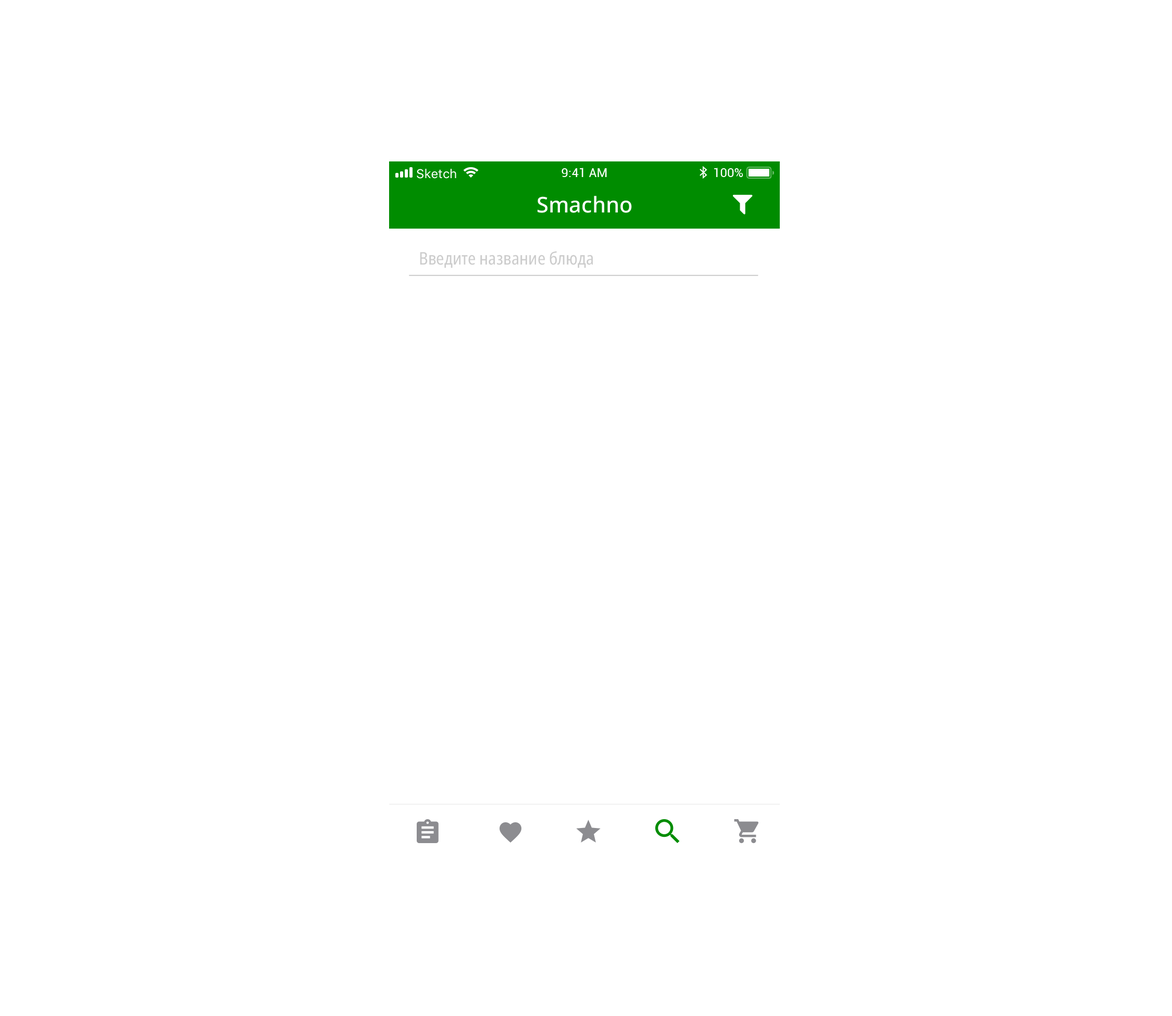
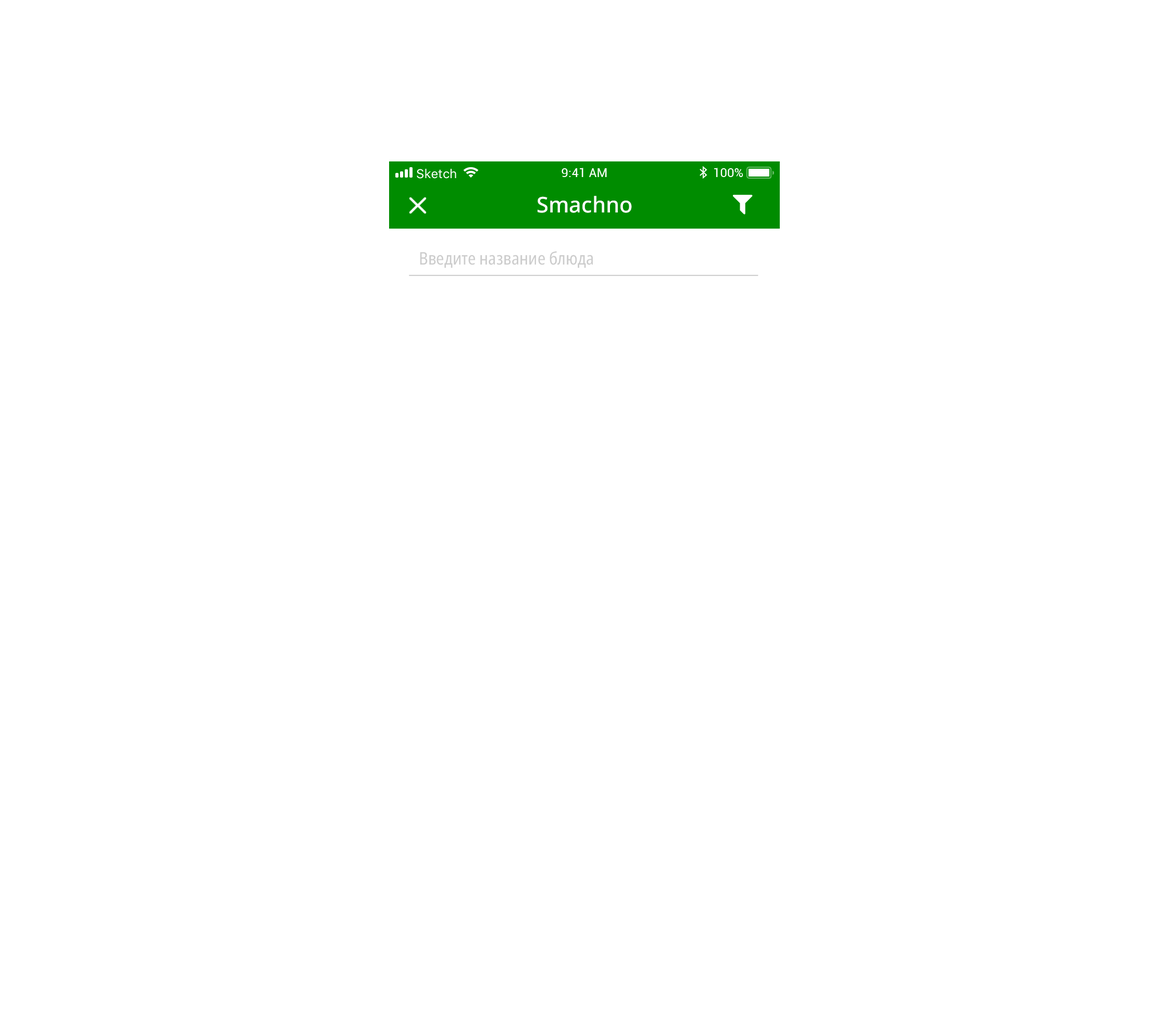
Comparing the layer stacks of the two 1172x1016 images. Changes:
added layer "-e-back copy" in group "smachno_search" over [408, 196, 427, 215]
removed group "menu" (6 layers) from group "smachno_search" over [416, 819, 759, 844]
removed layer "-e-recommendation" from group "menu" over [499, 822, 522, 843]
removed layer "-e-home" from group "menu" over [416, 819, 439, 844]
removed layer "-e-favorit" from group "menu" over [576, 819, 601, 843]
removed layer "-e-search" from group "menu" over [654, 819, 680, 844]
removed layer "-e-shop" from group "menu" over [734, 819, 759, 844]
removed layer "Compound Shape" (3rd of 5, in "smachno_search" › "menu") from group "menu" over [416, 819, 759, 844]
